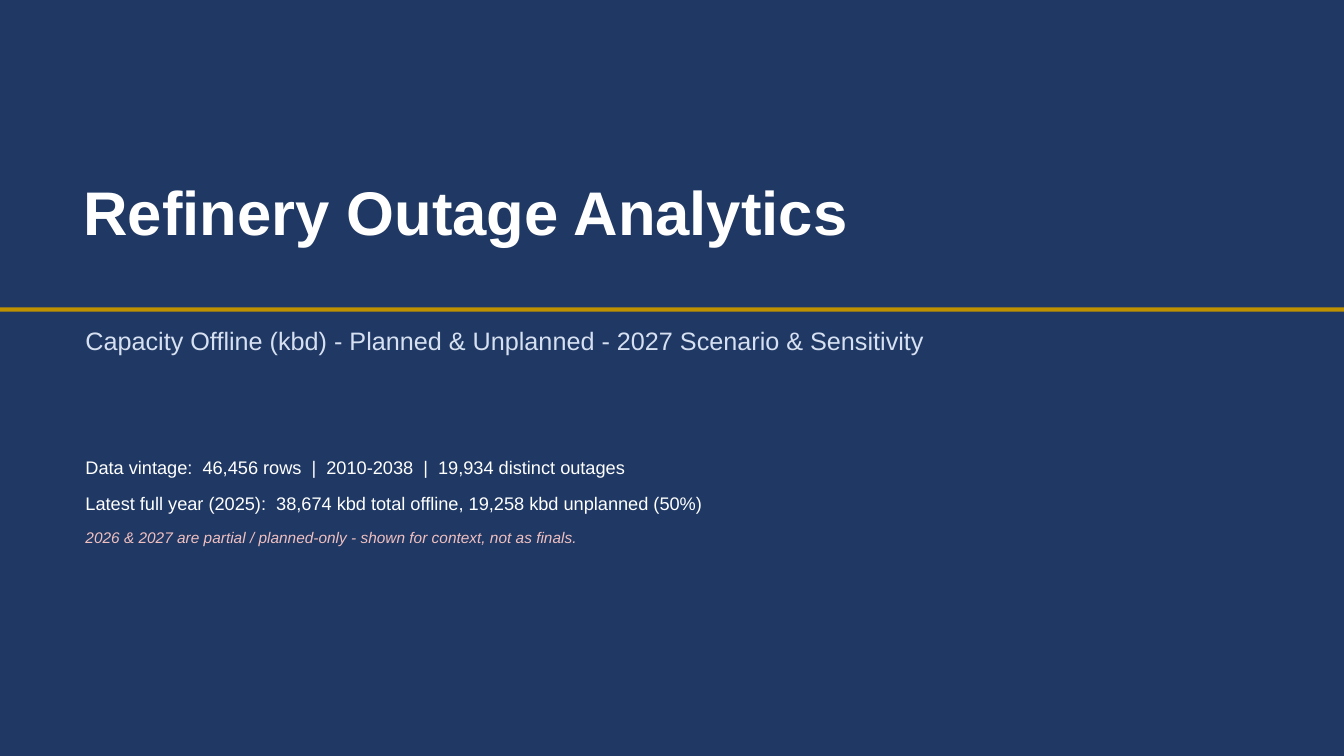
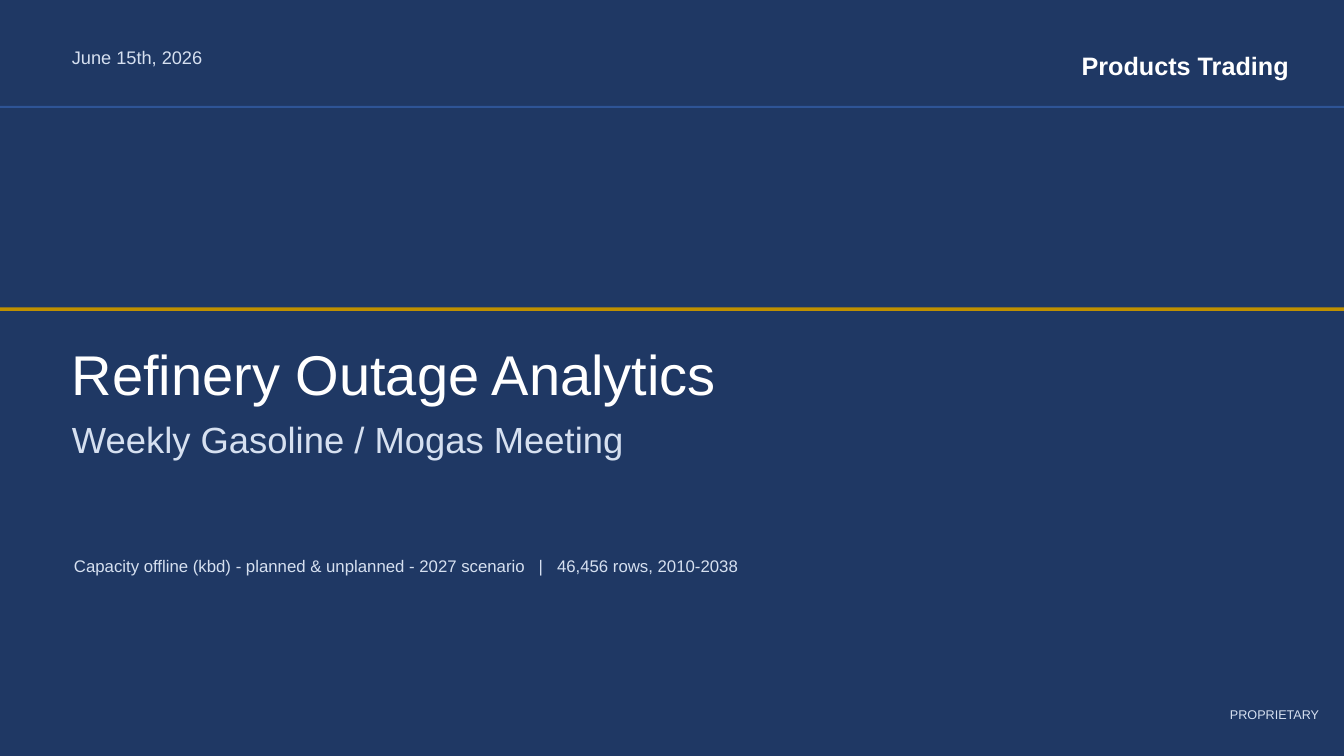
Before and after one commit to HoldenCole/Outages-script, a slide deck: slide 1 of output/outage_deck.pptx. Drawn at 1344x756 pixels with LibreOffice and Linux fonts; fonts in the diff are those of the drawing. Boxes give left, top, right and bottom in pixels: in the first picture for what was removed or moved away, otherwise in the second. Text is boxed around its words. In the diff, an @@ line names an element or a change of style, - is before the commit and + after.

```diff
--- a/output/outage_deck.pptx
+++ b/output/outage_deck.pptx
@@ text added at [72, 51, 202, 67], 13 pt, text #D6E0F0 @@
+June 15th, 2026
@@ text added at [1082, 56, 1289, 81], 18 pt, text #FFFFFF, bold @@
+Products Trading
@@ rectangle added at [0, 106, 1344, 108], fill #2E5496 @@
@@ text "Refinery Outage Analytics": place and size @@
-text "Refinery Outage Analytics" at [83, 190, 848, 247]
+text "Refinery Outage Analytics" at [72, 354, 716, 461]
@@ text at [72, 354, 716, 404]: size 44 to 40 pt, bold off in "Refinery Outage Analytics"; more space between paragraphs @@
@@ text at [72, 426, 623, 461]: paragraph added @@
+Weekly Gasoline / Mogas Meeting
@@ text removed at [85, 460, 701, 546] @@
-Data vintage: 46,456 rows | 2010-2038 | 19,934 distinct outages
-Latest full year (2025): 38,674 kbd total offline, 19,258 kbd unplanned (50%)
-2026 & 2027 are partial / planned-only - shown for context, not as finals.
@@ text at [74, 560, 738, 576]: text changed; size 18 to 12 pt @@
-Capacity Offline (kbd) - Planned & Unplanned - 2027 Scenario & Sensitivity
+Capacity offline (kbd) - planned & unplanned - 2027 scenario | 46,456 rows, 2010-2038
@@ text added at [1230, 710, 1319, 719], 9 pt, text #D6E0F0 @@
+PROPRIETARY
```
Also in this commit, not shown: 4 other slides changed, 8 slides added, 8 slides removed, 8 other files.
